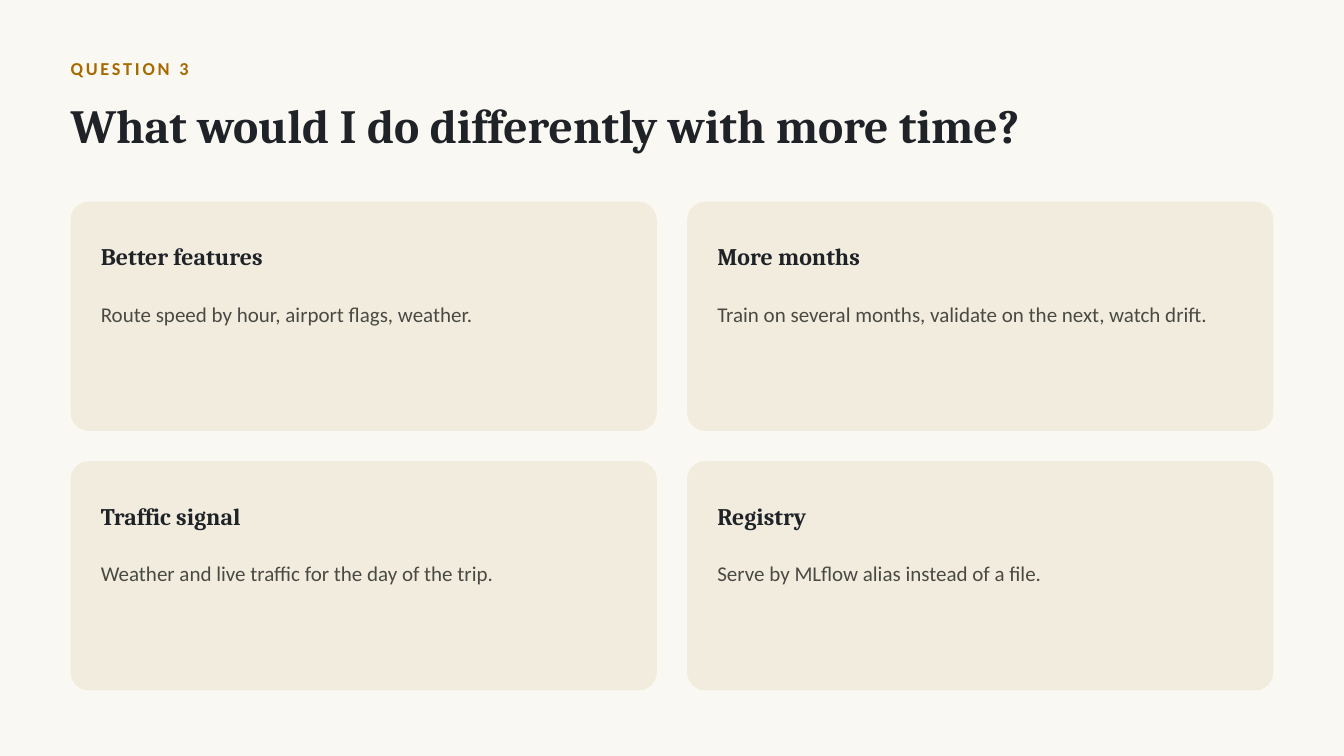
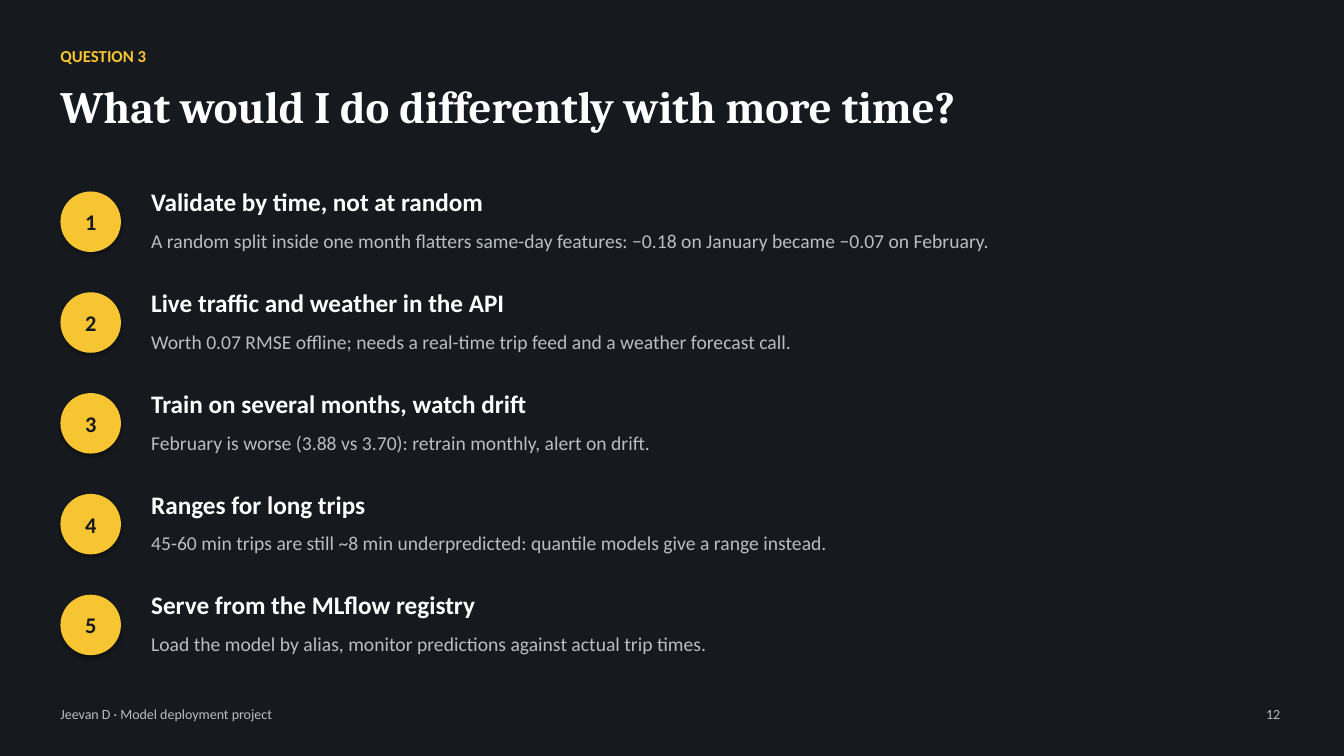
Before and after one commit to jeevan516/model-deployment-project, a slide deck: slide 12 of presentation/model-deployment-project.pptx. Drawn at 1344x756 pixels with LibreOffice and Linux fonts; fonts in the diff are those of the drawing. Boxes give left, top, right and bottom in pixels: in the first picture for what was removed or moved away, otherwise in the second. Text is boxed around its words. In the diff, an @@ line names an element or a change of style, - is before the commit and + after.

```diff
--- a/presentation/model-deployment-project.pptx
+++ b/presentation/model-deployment-project.pptx
@@ background #FAF8F2 to #16191D @@
@@ text "QUESTION 3": place and size @@
-text "QUESTION 3" at [71, 63, 188, 78]
+text "QUESTION 3" at [60, 51, 146, 64]
@@ text "QUESTION 3" at [60, 51, 146, 64]: size 13 to 12 pt, text colour #A66A00 to #F7C531, letter spacing 2 to 0 pt; line spacing 1.1 to 1 @@
@@ text "What would I do differently ...": place and size @@
-text "What would I do differently ..." at [71, 109, 1019, 154]
+text "What would I do differently ..." at [60, 91, 955, 133]
@@ text "What would I do differently ..." at [60, 91, 955, 133]: size 34 to 32 pt, text colour #1F2328 to #FFFFFF; line spacing 1.1 to 1 @@
@@ ellipse added at [60, 192, 121, 252], fill #F7C531, 16 pt, text #16191D, bold @@
+1
@@ rounded rectangle removed at [71, 202, 657, 431] @@
@@ text added at [151, 193, 483, 215], 18 pt, text #FFFFFF, bold @@
+Validate by time, not at random
@@ rounded rectangle removed at [688, 202, 1274, 431] @@
@@ text at [151, 234, 989, 251]: text changed; size 17 to 14 pt; font Cambria to Calibri; text colour #1F2328 to #B9BEC6; bold off @@
-More months
+A random split inside one month flatters same-day features: −0.18 on January became −0.07 on February.
@@ text "A random split inside one ..." at [151, 234, 989, 251]: vertical alignment middle to top @@
@@ text removed at [101, 248, 262, 265] @@
-Better features
@@ ellipse added at [60, 292, 121, 353], fill #F7C531, 16 pt, text #16191D, bold @@
+2
@@ text added at [151, 294, 504, 312], 18 pt, text #FFFFFF, bold @@
+Live traffic and weather in the API
@@ text removed at [101, 307, 472, 326] @@
-Route speed by hour, airport flags, weather.
@@ text added at [151, 335, 791, 352], 14 pt, text #B9BEC6 @@
+Worth 0.07 RMSE offline; needs a real-time trip feed and a weather forecast call.
@@ ellipse added at [60, 393, 121, 454], fill #F7C531, 16 pt, text #16191D, bold @@
+3
@@ text at [151, 395, 526, 417]: text changed; size 15 to 18 pt; text colour #4A4A44 to #FFFFFF; bold on @@
-Train on several months, validate on the next, watch drift.
+Train on several months, watch drift
@@ text added at [151, 436, 650, 453], 14 pt, text #B9BEC6 @@
+February is worse (3.88 vs 3.70): retrain monthly, alert on drift.
@@ rounded rectangle removed at [71, 461, 657, 690] @@
@@ rounded rectangle removed at [688, 461, 1274, 690] @@
@@ ellipse added at [60, 494, 121, 555], fill #F7C531, 16 pt, text #16191D, bold @@
+4
@@ text removed at [101, 508, 240, 530] @@
-Traffic signal
@@ text added at [151, 496, 365, 519], 18 pt, text #FFFFFF, bold @@
+Ranges for long trips
@@ text removed at [717, 508, 806, 530] @@
-Registry
@@ text added at [151, 536, 826, 554], 14 pt, text #B9BEC6 @@
+45-60 min trips are still ~8 min underpredicted: quantile models give a range instead.
@@ text removed at [101, 566, 492, 585] @@
-Weather and live traffic for the day of the trip.
@@ text removed at [717, 566, 1041, 585] @@
-Serve by MLflow alias instead of a file.
@@ ellipse added at [60, 595, 121, 655], fill #F7C531, 16 pt, text #16191D, bold @@
+5
@@ text added at [151, 596, 475, 619], 18 pt, text #FFFFFF, bold @@
+Serve from the MLflow registry
@@ text added at [151, 637, 706, 655], 14 pt, text #B9BEC6 @@
+Load the model by alias, monitor predictions against actual trip times.
@@ text added at [60, 709, 272, 722], 10 pt, text #B9BEC6 @@
+Jeevan D · Model deployment project
@@ text added at [1266, 710, 1280, 719], 10 pt, text #B9BEC6 @@
+12
```
Also in this commit, not shown: 6 other slides changed, 6 slides added, 6 slides removed, 6 other files.
